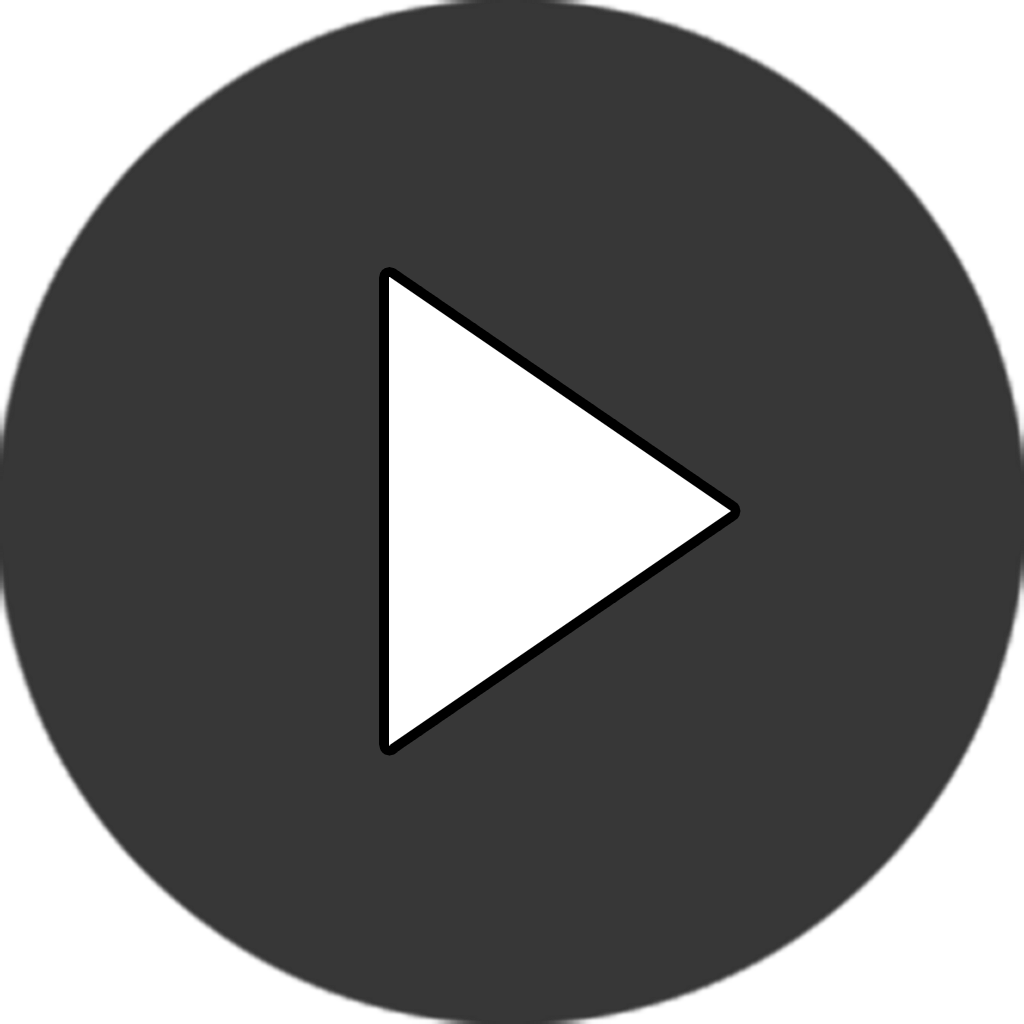
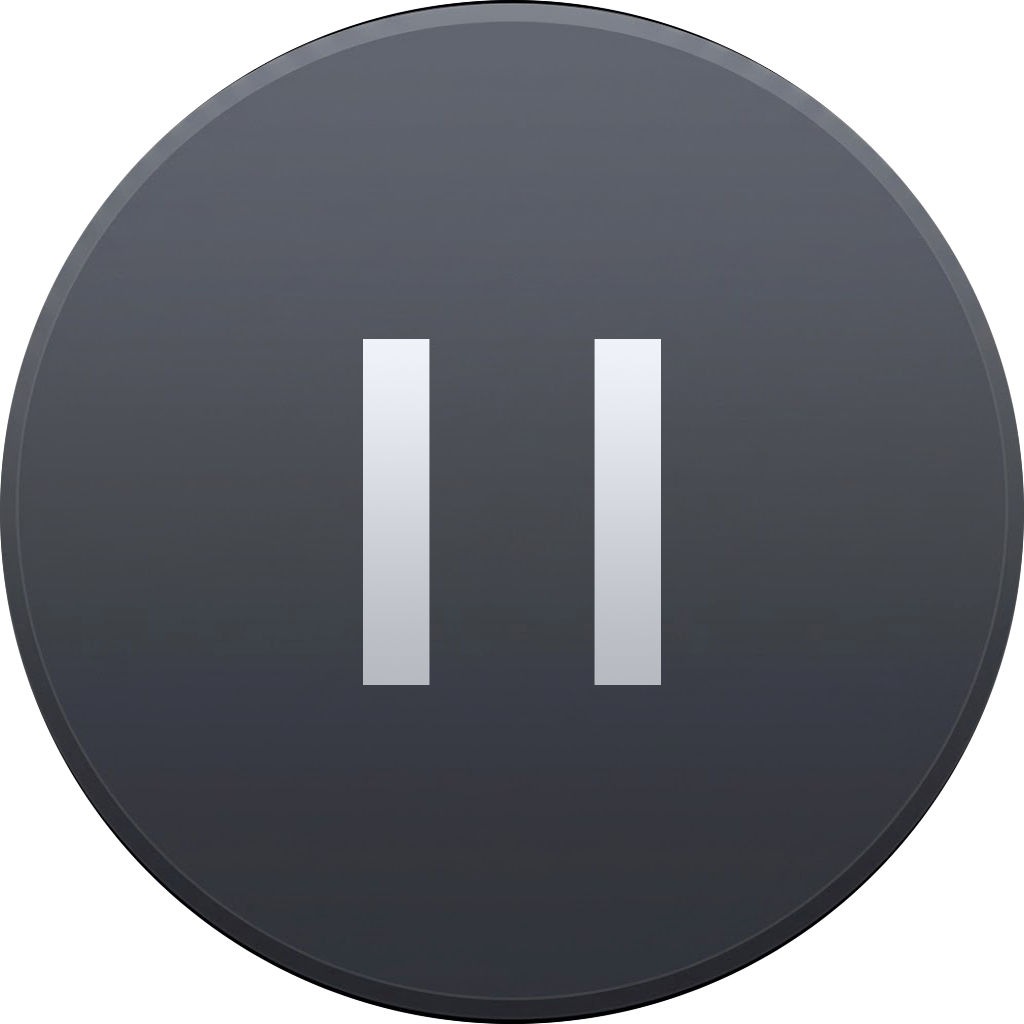
Layers edited between the first and the second 1024px x 1024px image:
showed "图层 3", painted on it over [363,339,661,685]
hid "图层 2", painted on it over [389,277,731,746]
added layer "图层 17 副本" above "图层 17" over [0,0,1024,1024]
added layer "图层 17" above "组 1" over [0,0,1024,1024]
hid "图层 12", moved it into group "组 1" over [0,0,1024,1024]
hid "图层 11", moved it into group "组 1" over [0,0,1024,1024]